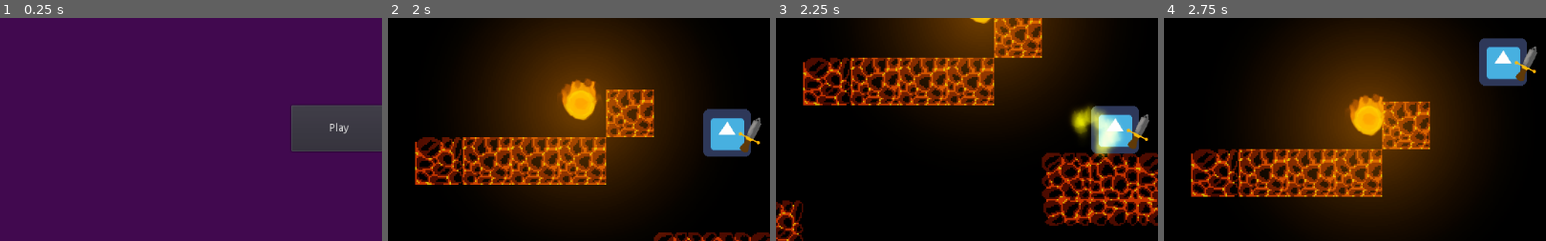
Above: before the commit, frames 1-4 (left to right).
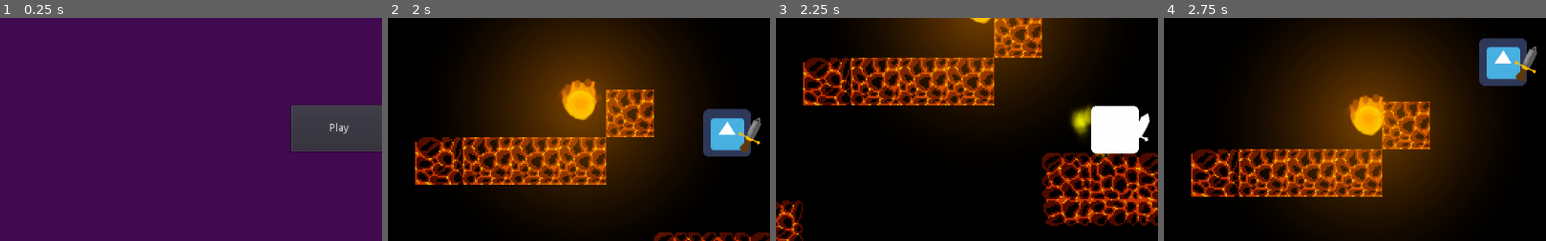
Above: after the commit, the same moments.

Repository: Schmo103/Project-Archimedes-Github-Game-Off-2022-
Game: Godot game, scene res://menu.tscn
Two runs of this game, one before a commit and one after it. Both use one fixed random seed, a clock stepped at 60 frames per second and the inputs below. The project has no main scene, so this scene is started directly. The engine's default icon, where the game draws it, is replaced by a stand-in: a white triangle on a blue panel in a dark square.
Inputs (mouse positions are % of the whole screen's width and height, from its top left):
- Up to frame 1 (0.25 s): no input
- Up to frame 2 (2 s): click "Play" at 0.5 s; tap Enter (ui_accept) at 1.25, 1.52 s; move the mouse to (72, 45) at 1.27 s
- Up to frame 3 (2.25 s): move the mouse to (30, 55) at 2.02 s
- Up to frame 4 (2.75 s): tap Enter (ui_accept) at 2.27 s
The pictures show only the part of the screen within x 6-56%, y 34-84%; the shares and areas given below are measured in that part.

Frames 1-2 are identical in both runs. In frame 3, 2.8% of the frame differs, in the area x 82-98%, y 39-62%; in frame 4, nothing differs.

Commit message:
-fixed other signal

Diff:
--- a/Archimedes/world.tscn
+++ b/Archimedes/world.tscn
@@ -467,4 +467,5 @@
 [node name="WorldEnvironment" type="WorldEnvironment" parent="."]
 environment = SubResource( 18 )
 
+[connection signal="firesprite_hits_player" from="." to="player" method="_on_World_firesprite_hits_player"]
 [connection signal="timeout" from="fire_sprite_timer" to="." method="_on_fire_sprite_timer_timeout"]
